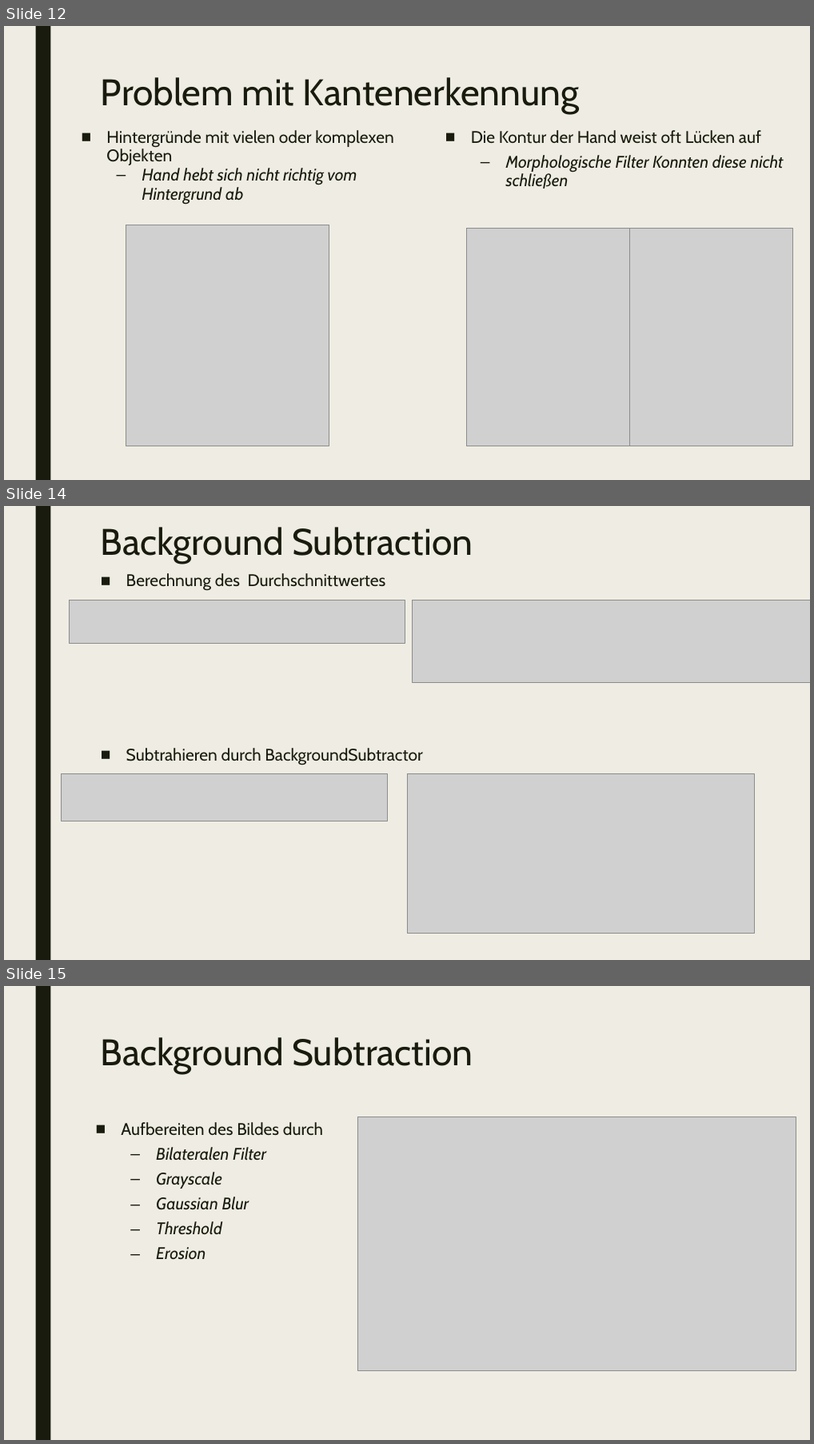
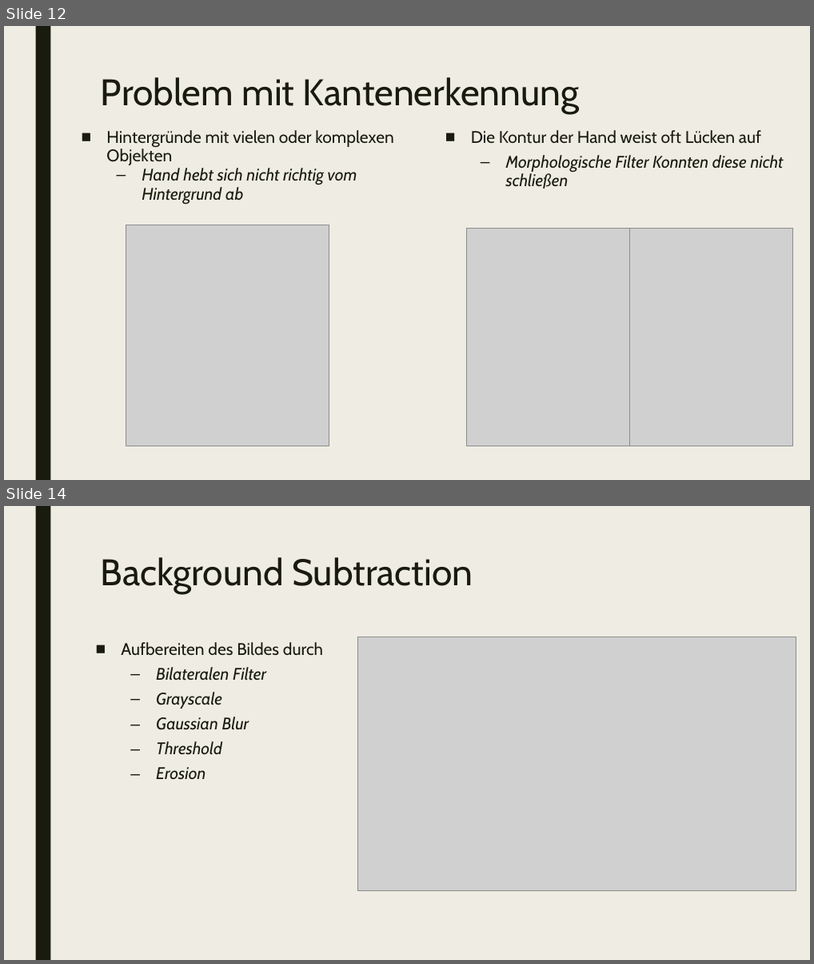
Before and after one commit to uol-mediaprocessing-201920/group-projects-hand-gesture, a slide deck: gesture_recognition.pptx. Shown one above the other, each under a label of ours: slides 12, 14 and 15 before the commit, slides 12 and 14 after it; the slides between them are not shown. The pictures are 814x1444 and 814x964 pixels, drawn with LibreOffice and Linux fonts; fonts in the diff are those of the drawing; grey boxes stand for pictures. Boxes give left, top, right and bottom in pixels: in the first picture for what was removed or moved away, otherwise in the second. Text is boxed around its words. In the diff, an @@ line names an element or a change of style, - is before the commit and + after.

```diff
--- a/gesture_recognition.pptx
+++ b/gesture_recognition.pptx
@@ slide 14 removed at bbox=[4, 506, 810, 960], background #EFEDE3; not listed: 1 template element that a slide beside it also shows @@
@@ title removed at bbox=[101, 527, 473, 564] @@
-Background Subtraction
@@ text removed at bbox=[126, 573, 422, 765] @@
-■ Berechnung des Durchschnittwertes
-■ Subtrahieren durch BackgroundSubtractor
@@ picture removed at bbox=[70, 600, 405, 644] @@
@@ picture removed at bbox=[412, 600, 810, 682] @@
@@ picture removed at bbox=[62, 773, 388, 820] @@
@@ picture removed at bbox=[407, 773, 755, 933] @@
@@ what was slide 15 is now slide 14 @@
```
Also in this commit, not shown: 6 slides changed.
